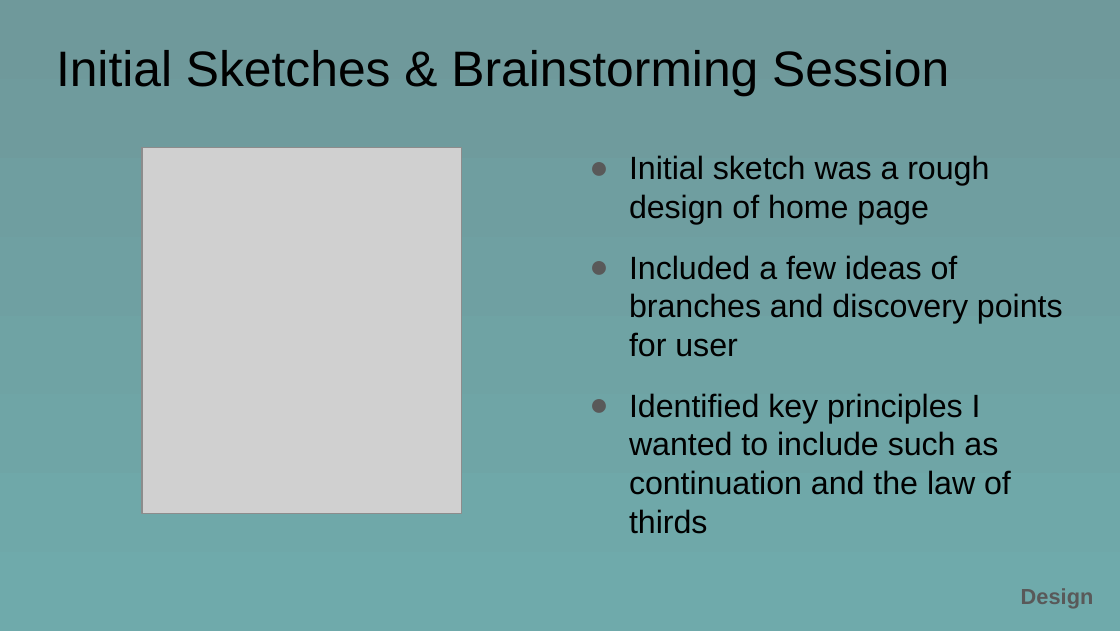
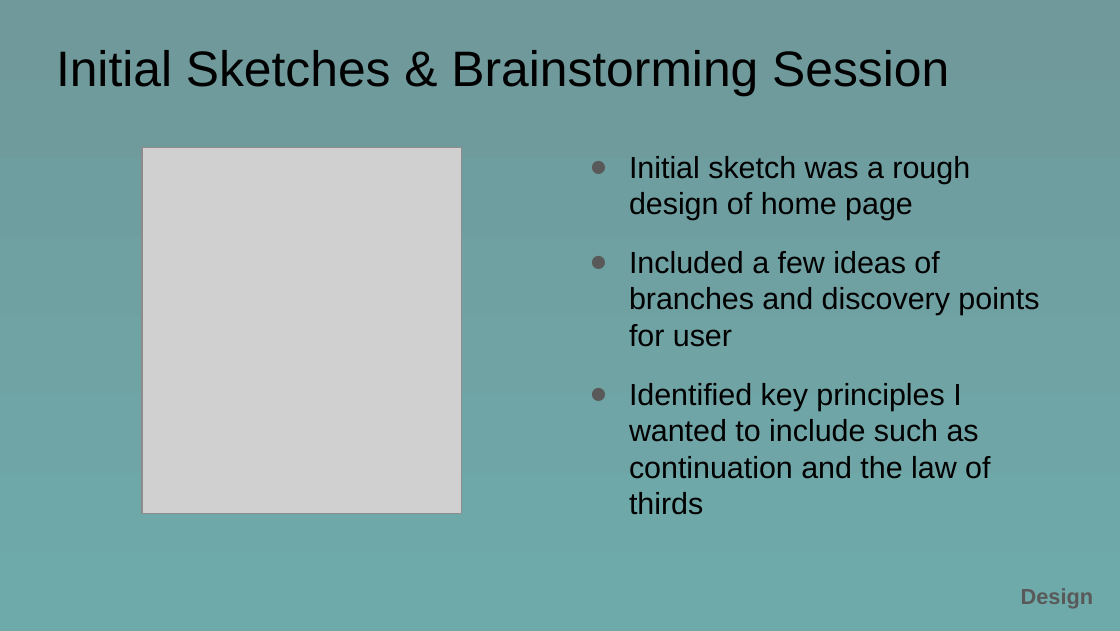
Before and after one commit to hlarkins/Book-Bay, a slide deck: slide 20 of BookBay.pptx (slide 17 before the commit). Drawn at 1120x631 pixels with LibreOffice and Linux fonts; fonts in the diff are those of the drawing; grey boxes stand for pictures. Boxes give left, top, right and bottom in pixels: in the first picture for what was removed or moved away, otherwise in the second. Text is boxed around its words. In the diff, an @@ line names an element or a change of style, - is before the commit and + after.

```diff
--- a/BookBay.pptx
+++ b/BookBay.pptx
@@ text "Initial sketch was a rough ..." at <box>629,156,1039,515</box>: size 20.7 to 19.6 pt @@
```
Also in this commit, not shown: 5 other slides changed, 5 slides added, 1 slide removed.
